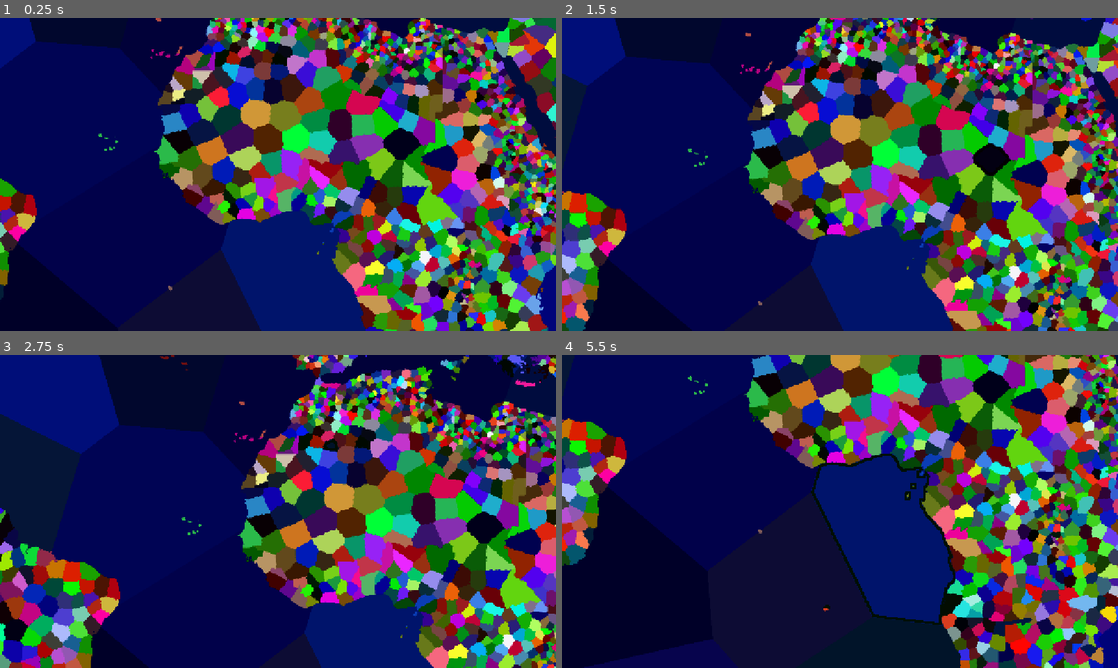
Above: before the commit, frames 1-4 (two rows, left to right).
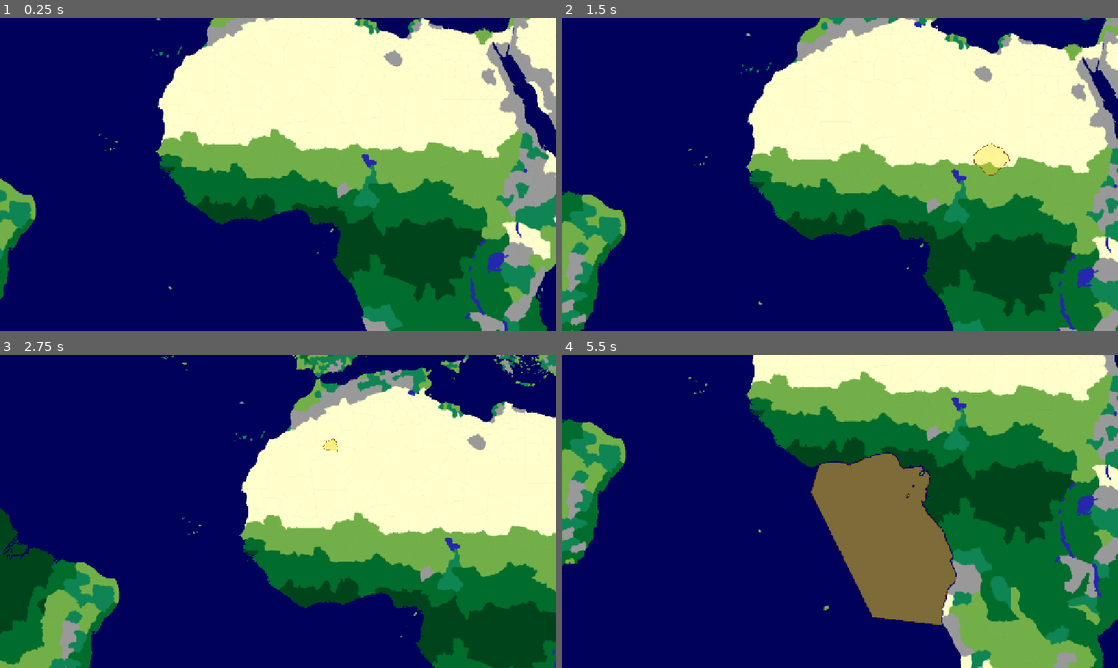
Above: after the commit, the same moments.

Repository: obamin6120/mgs-1
Game: Godot game, scene res://background.tscn
Same seed, same stepped clock (60 frames per second), same inputs: the game is played once before the commit and once after it.
Inputs (mouse positions are in pixels of both pictures, inside the frame that each line leads up to):
- Up to frame 1 (0.25 s): no input
- Up to frame 2 (1.5 s): tap Enter at 0.5 s; move the mouse to (962, 158) at 0.52 s; click (962, 158) at 0.67 s; tap Space at 1.25 s; drag from (728, 190) to (812, 237) at 1.27 s
- Up to frame 3 (2.75 s): tap Enter at 2 s; move the mouse to (333, 442) at 2.02 s; click (333, 442) at 2.17 s
- Up to frame 4 (5.5 s): tap Space at 2.75, 4.25 s; drag from (812, 574) to (673, 464) at 2.77 s; tap Enter at 3.5 s; move the mouse to (1006, 558) at 3.52 s; click (1006, 558) at 3.67 s; drag from (673, 464) to (756, 433) at 4.27 s; move the mouse to (867, 511) at 5.02 s; click (867, 511) at 5.17 s

The runs differ from the first frame. In frame 1, 70% of the frame differs, in the area x 0-100%, y 0-100%; in frame 2, 69%; in frame 3, 73%; in frame 4, 80%.

Commit message:
h

Diff:
--- a/ProvinceSelector.gd
+++ b/ProvinceSelector.gd
@@ -106,7 +106,6 @@
 	if flip_v:
 		uv.y = 1.0 - uv.y
 
-
 	var px = int(uv.x * texture.get_width())
 	var py = int(uv.y * texture.get_height())
 
@@ -115,8 +114,14 @@
 	if province_id != 0:
 		print("Selected Province ID: ", province_id)
 
-		# HIGHLIGHT SELECTED PROVINCE
-		var shader_material := material as ShaderMaterial
+		# HIGHLIGHT SELECTED PROVINCE ON SELECTION OVERLAY
+		var selection_overlay = get_node_or_null("../SelectionOverlay")
+
+		if selection_overlay == null:
+			push_warning("SelectionOverlay node not found!")
+			return
+
+		var shader_material := selection_overlay.material as ShaderMaterial
 
 		if shader_material:
 			shader_material.set_shader_parameter(
@@ -129,7 +134,7 @@
 				true
 			)
 		else:
-			push_warning("No ShaderMaterial found on Sprite2D!")
+			push_warning("No ShaderMaterial found on SelectionOverlay!")
 
 	else:
 		print("No province found.")
--- /dev/null
+++ b/background.gdshader
@@ -0,0 +1,58 @@
+
+shader_type canvas_item;
+render_mode unshaded;
+
+uniform vec4 selected_color : source_color;
+uniform vec4 highlight_color : source_color = vec4(1.0, 0.85, 0.1, 1.0);
+uniform vec4 border_color : source_color = vec4(1.0, 0.65, 0.05, 1.0);
+
+uniform bool has_selection = false;
+uniform float color_tolerance = 0.02;
+
+void fragment() {
+    vec4 province = texture(TEXTURE, UV);
+
+    vec4 result = vec4(0.0);
+
+    bool selected = province.a > 0.0 &&
+        distance(province.rgb, selected_color.rgb) < color_tolerance;
+
+    if (has_selection && selected) {
+
+        // Detect the edge of the selected province
+        bool edge = false;
+
+        for (int x = -1; x <= 1; x++) {
+            for (int y = -1; y <= 1; y++) {
+
+                if (x == 0 && y == 0) {
+                    continue;
+                }
+
+                vec2 offset = vec2(float(x), float(y)) * TEXTURE_PIXEL_SIZE;
+                vec2 sample_uv = clamp(UV + offset, vec2(0.0), vec2(1.0));
+
+                vec4 neighbor = texture(TEXTURE, sample_uv);
+
+                if (neighbor.a < 0.1 ||
+                    distance(neighbor.rgb, selected_color.rgb) >= color_tolerance) {
+                    edge = true;
+                }
+            }
+        }
+
+        // Keep the pulsing glow
+        float pulse = 0.5 + 0.5 * sin(TIME * 2.5);
+
+        if (edge) {
+            result = vec4(border_color.rgb, 0.95);
+        } else {
+            result = vec4(
+                highlight_color.rgb,
+                0.25 + pulse * 0.25
+            );
+        }
+    }
+
+    COLOR = result;
+}
--- a/background.tscn
+++ b/background.tscn
@@ -6,6 +6,7 @@
 [ext_resource type="Script" uid="uid://dqq6pyd88lj6s" path="res://ProvinceSelector.gd" id="3_splo0"]
 [ext_resource type="Script" uid="uid://ynayiqloolih" path="res://ProvinceDatabase.gd" id="3_xehqc"]
 [ext_resource type="Texture2D" uid="uid://bfe5bw6whgjmy" path="res://final map (1).png" id="6_bpugw"]
+[ext_resource type="Shader" uid="uid://bda80mx702fb" path="res://background.gdshader" id="6_gjjrj"]
 
 [sub_resource type="ShaderMaterial" id="ShaderMaterial_bpugw"]
 shader = ExtResource("2_eq6nc")
@@ -16,6 +17,14 @@
 shader_parameter/color_tolerance = 0.02
 shader_parameter/glow_strength = 0.8
 shader_parameter/pulse_speed = 2.0
+
+[sub_resource type="ShaderMaterial" id="ShaderMaterial_5iqjx"]
+shader = ExtResource("6_gjjrj")
+shader_parameter/selected_color = Color(0, 0, 0, 1)
+shader_parameter/highlight_color = Color(1, 0.85, 0.1, 1)
+shader_parameter/border_color = Color(0.55, 0.32, 0.04, 1)
+shader_parameter/has_selection = false
+shader_parameter/color_tolerance = 0.02
 
 [node name="Node2D" type="Node2D" unique_id=938747289]
 script = ExtResource("2_i7s6n")
@@ -31,9 +40,16 @@
 database = NodePath("../ProvenceDatabase")
 
 [node name="TerrainOverlay" type="Sprite2D" parent="." unique_id=1298234902]
-visible = false
 position = Vector2(2800, 1200)
 texture = ExtResource("6_bpugw")
+
+[node name="PoliticalOverlay" type="Sprite2D" parent="." unique_id=1261223215]
+
+[node name="SelectionOverlay" type="Sprite2D" parent="." unique_id=411127651]
+z_index = 10
+material = SubResource("ShaderMaterial_5iqjx")
+position = Vector2(2800, 1200)
+texture = ExtResource("1_oabld")
 
 [node name="ProvenceDatabase" type="Node" parent="." unique_id=95425057]
 script = ExtResource("3_xehqc")
Not shown, added: background.gdshader.uid
